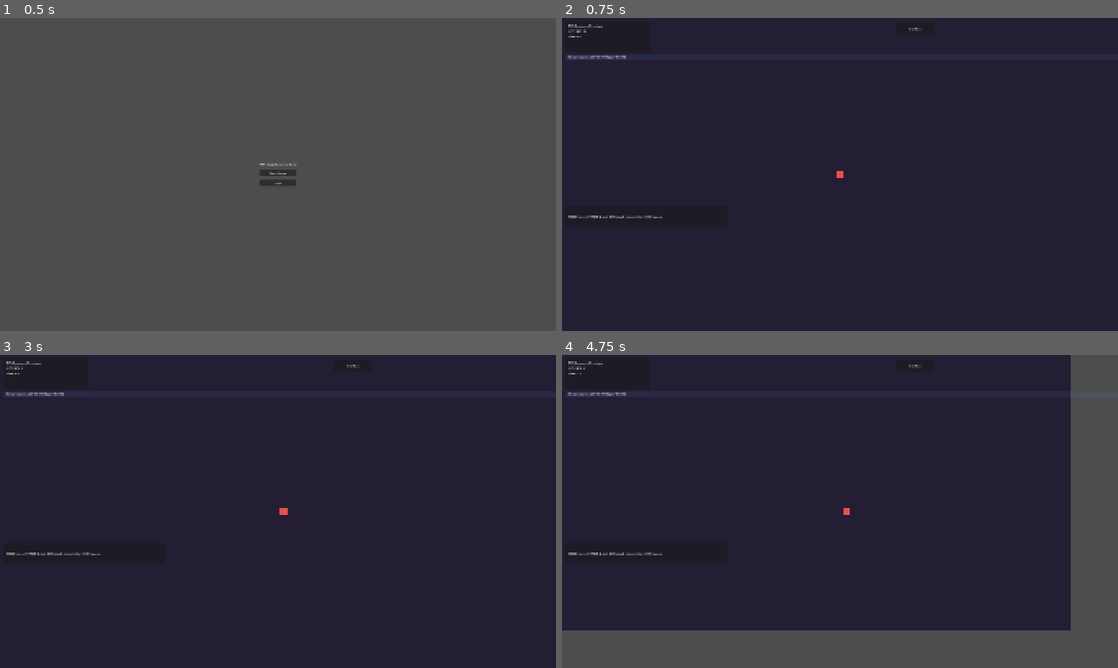
Above: before the commit, frames 1-4 (two rows, left to right).
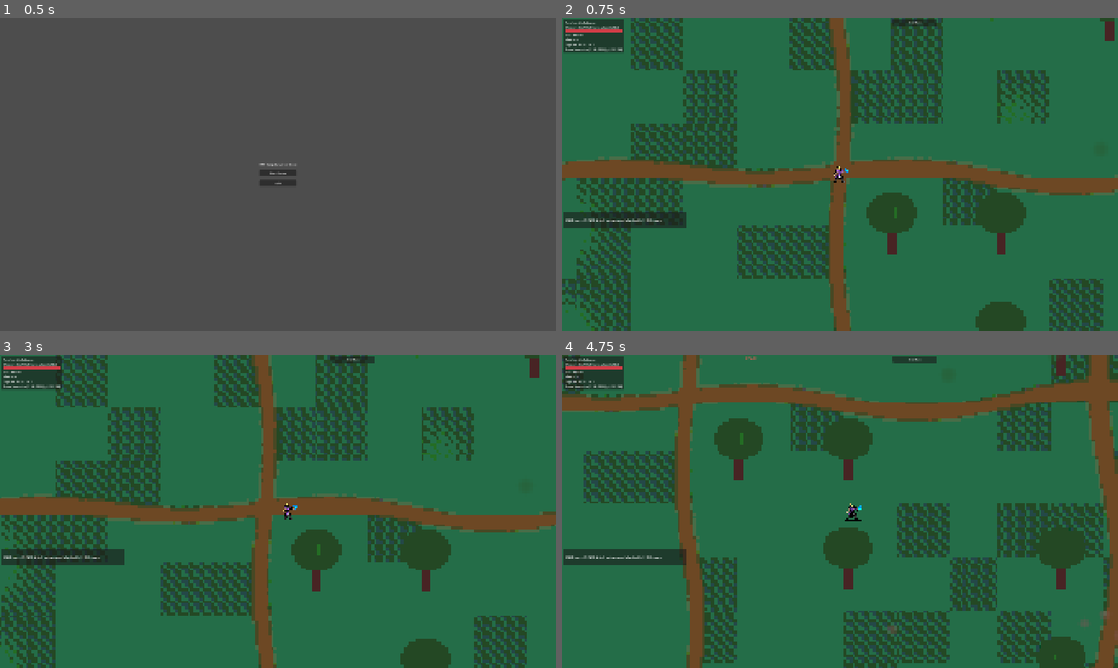
Above: after the commit, the same moments.

Repository: TimotejZavski/rps-vamp--survivors-clone
Game: Godot game, scene res://scenes/main/Main.tscn
The game is run twice, just before and just after one commit, with the same random seed, the same clock (stepped at 60 frames per second) and the same inputs.
Inputs (mouse positions are in pixels of both pictures, inside the frame that each line leads up to):
- Up to frame 1 (0.5 s): no input
- Up to frame 2 (0.75 s): click "Start Game" at 0.5 s
- Up to frame 3 (3 s): click "End Run" at 1.25 s; click "Retry" at 2 s; tap Enter (ui_accept) at 2.75 s; move the mouse to (400, 495) at 2.77 s; hold D (move_right) from 2.78 s (still down); click (400, 495) at 2.85 s
- Up to frame 4 (4.75 s): tap Enter (ui_accept) at 3.02, 3.32, 3.77, 3.8, 4.07, 4.35 s; tap Space (dash) at 3.05, 3.6 s; move the mouse to (728, 527) at 3.52 s; release D (move_right) at 3.53 s; hold S (move_down) 3.53-4.28 s; move the mouse to (895, 442) at 4.27 s; hold D (move_right) from 4.28 s (still down); click (895, 442) at 4.55 s

Frame 1 is identical in both runs. In frame 2, 99% of the frame differs, in the area x 0-100%, y 0-100%; in frame 3, 99%; in frame 4, 100%.

Commit message:
Wire game scene: forest HUD, combat loop, and character contact damage
Integrates procedural forest with run HUD (health bar, crystals, auto weapon),
enemy waves with HP and separation, and player hurtbox overlap damage plus
optional Imelda walk animation driven by RunConfig.

Made-with: Cursor

Diff:
--- a/scenes/game/Enemy.tscn
+++ b/scenes/game/Enemy.tscn
@@ -1,21 +1,18 @@
-[gd_scene format=3 uid="uid://bo6gocthl7sn3"]
+[gd_scene load_steps=3 format=3 uid="uid://c8enemy01base"]
 
-[ext_resource type="Script" uid="uid://b03ot3lq8uiep" path="res://scripts/enemy/enemy.gd" id="1_lp5lk"]
+[ext_resource type="Script" path="res://scripts/enemy/enemy.gd" id="1_enemy"]
 
-[sub_resource type="Gradient" id="Gradient_6vb2m"]
+[sub_resource type="RectangleShape2D" id="RectangleShape2D_enemy"]
+size = Vector2(14, 14)
 
-[sub_resource type="GradientTexture1D" id="GradientTexture1D_jm6wa"]
-gradient = SubResource("Gradient_6vb2m")
+[node name="Enemy" type="CharacterBody2D"]
+collision_layer = 2
+collision_mask = 0
+script = ExtResource("1_enemy")
 
-[sub_resource type="CircleShape2D" id="CircleShape2D_ayi7h"]
+[node name="Body" type="Polygon2D" parent="."]
+color = Color(0.32, 0.78, 0.42, 1)
+polygon = PackedVector2Array(-7, -7, 7, -7, 7, 7, -7, 7)
 
-[node name="Enemy" type="CharacterBody2D" unique_id=391882556]
-position = Vector2(673, 366)
-script = ExtResource("1_lp5lk")
-
-[node name="Sprite2D" type="Sprite2D" parent="." unique_id=1843637728]
-scale = Vector2(0.054687496, 9)
-texture = SubResource("GradientTexture1D_jm6wa")
-
-[node name="CollisionShape2D" type="CollisionShape2D" parent="." unique_id=1223031045]
-shape = SubResource("CircleShape2D_ayi7h")
+[node name="CollisionShape2D" type="CollisionShape2D" parent="."]
+shape = SubResource("RectangleShape2D_enemy")
--- a/scenes/game/Game.tscn
+++ b/scenes/game/Game.tscn
@@ -1,109 +1,114 @@
-[gd_scene format=3 uid="uid://drww8ah4ljqm8"]
+[gd_scene load_steps=5 format=3 uid="uid://drww8ah4ljqm8"]
 
-[ext_resource type="Script" uid="uid://dft0emwcavup3" path="res://scripts/game/game.gd" id="1_t8hjr"]
-[ext_resource type="PackedScene" uid="uid://dj4sv3egmqfkn" path="res://scenes/game/Player.tscn" id="2_5xcmf"]
+[ext_resource type="Script" path="res://scripts/game/game.gd" id="1_t8hjr"]
+[ext_resource type="PackedScene" path="res://scenes/game/Player.tscn" id="2_5xcmf"]
+[ext_resource type="Script" path="res://scripts/world/procedural_forest_manager.gd" id="3_forest"]
 
-[sub_resource type="CircleShape2D" id="CircleShape2D_vrspl"]
-radius = 16.0
+[sub_resource type="StyleBoxFlat" id="StyleBoxFlat_hpb_bg"]
+bg_color = Color(0.12, 0.11, 0.16, 1)
+border_width_left = 1
+border_width_top = 1
+border_width_right = 1
+border_width_bottom = 1
+border_color = Color(0.28, 0.24, 0.35, 1)
 
-[node name="Game" type="Node2D" unique_id=300320206]
+[sub_resource type="StyleBoxFlat" id="StyleBoxFlat_hpb_fill"]
+bg_color = Color(0.82, 0.24, 0.28, 1)
+
+[node name="Game" type="Node2D"]
 script = ExtResource("1_t8hjr")
 
-[node name="ArenaFloor" type="Polygon2D" parent="." unique_id=1733507112]
-position = Vector2(123, 59)
-color = Color(0.14, 0.12, 0.2, 1)
+[node name="ArenaFloor" type="Polygon2D" parent="."]
+z_index = -500
+z_as_relative = false
+color = Color(0.14, 0.34, 0.2, 1)
 polygon = PackedVector2Array(-1200, -800, 1200, -800, 1200, 800, -1200, 800)
 
-[node name="Player" parent="." unique_id=720425302 groups=["player"] instance=ExtResource("2_5xcmf")]
-position = Vector2(223, 235)
+[node name="ProceduralForest" type="Node2D" parent="."]
+z_index = -120
+z_as_relative = false
+script = ExtResource("3_forest")
 
-[node name="CollisionShape2D2" type="CollisionShape2D" parent="Player" unique_id=615553480 groups=["player"]]
-position = Vector2(-8, -4)
-shape = SubResource("CircleShape2D_vrspl")
+[node name="Player" parent="." instance=ExtResource("2_5xcmf")]
 
-[node name="Enemies" type="Node2D" parent="." unique_id=2847591201]
+[node name="Enemies" type="Node2D" parent="."]
 
-[node name="HUD" type="CanvasLayer" parent="." unique_id=316413741]
+[node name="Pickups" type="Node2D" parent="."]
 
-[node name="TopPanel" type="PanelContainer" parent="HUD" unique_id=1625899867]
-offset_left = 12.0
-offset_top = 12.0
-offset_right = 300.0
-offset_bottom = 118.0
+[node name="HUD" type="CanvasLayer" parent="."]
 
-[node name="HUDMargin" type="MarginContainer" parent="HUD/TopPanel" unique_id=1965873412]
-layout_mode = 2
-theme_override_constants/margin_left = 10
-theme_override_constants/margin_top = 8
-theme_override_constants/margin_right = 10
-theme_override_constants/margin_bottom = 8
+[node name="TopPanel" type="PanelContainer" parent="HUD"]
+offset_left = 4.0
+offset_top = 4.0
+offset_right = 200.0
+offset_bottom = 108.0
 
-[node name="HUDVBox" type="VBoxContainer" parent="HUD/TopPanel/HUDMargin" unique_id=733358855]
-layout_mode = 2
-theme_override_constants/separation = 4
+[node name="HUDMargin" type="MarginContainer" parent="HUD/TopPanel"]
+theme_override_constants/margin_left = 6
+theme_override_constants/margin_top = 5
+theme_override_constants/margin_right = 6
+theme_override_constants/margin_bottom = 5
 
-[node name="TitleLabel" type="Label" parent="HUD/TopPanel/HUDMargin/HUDVBox" unique_id=630390539]
-layout_mode = 2
-text = "RPS Survivors Prototype"
+[node name="HUDVBox" type="VBoxContainer" parent="HUD/TopPanel/HUDMargin"]
+theme_override_constants/separation = 2
 
-[node name="HealthLabel" type="Label" parent="HUD/TopPanel/HUDMargin/HUDVBox" unique_id=1563025410]
-layout_mode = 2
+[node name="TitleLabel" type="Label" parent="HUD/TopPanel/HUDMargin/HUDVBox"]
+text = "Run: (set in code)"
+
+[node name="WeaponLabel" type="Label" parent="HUD/TopPanel/HUDMargin/HUDVBox"]
+text = "Weapon: (set in code)"
+
+[node name="HealthBar" type="ProgressBar" parent="HUD/TopPanel/HUDMargin/HUDVBox"]
+custom_minimum_size = Vector2(0, 8)
+size_flags_horizontal = 3
+max_value = 100.0
+value = 100.0
+show_percentage = false
+theme_override_styles/background = SubResource("StyleBoxFlat_hpb_bg")
+theme_override_styles/fill = SubResource("StyleBoxFlat_hpb_fill")
+
+[node name="HealthLabel" type="Label" parent="HUD/TopPanel/HUDMargin/HUDVBox"]
 text = "HP: 100/100"
 
-[node name="TimeLabel" type="Label" parent="HUD/TopPanel/HUDMargin/HUDVBox" unique_id=160104510]
-layout_mode = 2
+[node name="TimeLabel" type="Label" parent="HUD/TopPanel/HUDMargin/HUDVBox"]
 text = "Time: 0.0"
 
-[node name="BottomPanel" type="PanelContainer" parent="HUD" unique_id=1747148364]
-offset_left = 12.0
-offset_top = 636.0
-offset_right = 560.0
-offset_bottom = 708.0
+[node name="CrystalLabel" type="Label" parent="HUD/TopPanel/HUDMargin/HUDVBox"]
+text = "Crystals: 0 / 5  ·  Lv 1"
 
-[node name="BottomMargin" type="MarginContainer" parent="HUD/BottomPanel" unique_id=1591918840]
-layout_mode = 2
-theme_override_constants/margin_left = 10
-theme_override_constants/margin_top = 8
-theme_override_constants/margin_right = 10
-theme_override_constants/margin_bottom = 8
+[node name="BoundsLabel" type="Label" parent="HUD/TopPanel/HUDMargin/HUDVBox"]
+text = "Arena bounds: x[-1100,1100], y[-700,700]"
 
-[node name="HintsLabel" type="Label" parent="HUD/BottomPanel/BottomMargin" unique_id=1090109837]
-layout_mode = 2
-text = "WASD move | SPACE dash | LMB attack (placeholder) | ESC pause"
+[node name="BottomPanel" type="PanelContainer" parent="HUD"]
+offset_left = 4.0
+offset_top = 656.0
+offset_right = 420.0
+offset_bottom = 712.0
 
-[node name="EndRunButton" type="Button" parent="HUD" unique_id=396253848]
-offset_left = 1128.0
-offset_top = 16.0
-offset_right = 1260.0
-offset_bottom = 58.0
+[node name="BottomMargin" type="MarginContainer" parent="HUD/BottomPanel"]
+theme_override_constants/margin_left = 6
+theme_override_constants/margin_top = 5
+theme_override_constants/margin_right = 6
+theme_override_constants/margin_bottom = 5
+
+[node name="HintsLabel" type="Label" parent="HUD/BottomPanel/BottomMargin"]
+text = "WASD move | SPACE dash | auto weapon (placeholder) | ESC pause"
+
+[node name="EndRunButton" type="Button" parent="HUD"]
+offset_left = 1120.0
+offset_top = 4.0
+offset_right = 1268.0
+offset_bottom = 26.0
 text = "End Run"
 
-[node name="AttackFlash" type="Label" parent="HUD" unique_id=1623857735]
+[node name="AttackFlash" type="Label" parent="HUD"]
 visible = false
-offset_left = 516.0
-offset_top = 20.0
-offset_right = 764.0
-offset_bottom = 62.0
+offset_left = 520.0
+offset_top = 4.0
+offset_right = 760.0
+offset_bottom = 22.0
 theme_override_colors/font_color = Color(0.95, 0.35, 0.35, 1)
 text = "ATTACK!"
 horizontal_alignment = 1
 
-[node name="ArenaBounds" type="ColorRect" parent="HUD" unique_id=1943638003]
-anchors_preset = 10
-anchor_right = 1.0
-offset_left = 12.0
-offset_top = 120.0
-offset_right = 325.0
-offset_bottom = 143.0
-mouse_filter = 2
-color = Color(0.27, 0.5, 0.75, 0.12)
-
-[node name="BoundsText" type="Label" parent="HUD/ArenaBounds" unique_id=1581330193]
-layout_mode = 0
-offset_left = 8.0
-offset_top = 4.0
-offset_right = 290.0
-offset_bottom = 24.0
-text = "Arena bounds: x[-1100,1100], y[-700,700]"
-
 [connection signal="pressed" from="HUD/EndRunButton" to="." method="_on_end_run_button_pressed"]
--- a/scenes/game/Player.tscn
+++ b/scenes/game/Player.tscn
@@ -1,21 +1,35 @@
-[gd_scene format=3 uid="uid://dj4sv3egmqfkn"]
+[gd_scene load_steps=3 format=3 uid="uid://dj4sv3egmqfkn"]
 
-[ext_resource type="Script" uid="uid://8i4ax73gwsni" path="res://scripts/player/player.gd" id="1_ek41j"]
+[ext_resource type="Script" path="res://scripts/player/player.gd" id="1_ek41j"]
 
-[sub_resource type="CircleShape2D" id="CircleShape2D_4idrh"]
-radius = 40.024994
+[sub_resource type="RectangleShape2D" id="RectangleShape2D_player"]
+size = Vector2(14, 14)
 
-[node name="Player" type="CharacterBody2D" unique_id=680522683]
+[node name="Player" type="CharacterBody2D"]
+collision_layer = 1
+collision_mask = 0
 script = ExtResource("1_ek41j")
 
-[node name="Body" type="Polygon2D" parent="." unique_id=1662045281]
+[node name="Body" type="Polygon2D" parent="."]
 color = Color(0.95, 0.3, 0.3, 1)
-polygon = PackedVector2Array(-14, -14, 14, -14, 14, 14, -14, 14)
+polygon = PackedVector2Array(-7, -7, 7, -7, 7, 7, -7, 7)
 
-[node name="Camera2D" type="Camera2D" parent="." unique_id=951445568]
-zoom = Vector2(0.95, 0.95)
+[node name="ImeldaSprite" type="AnimatedSprite2D" parent="."]
+visible = false
+texture_filter = 1
+
+[node name="CollisionShape2D" type="CollisionShape2D" parent="."]
+shape = SubResource("RectangleShape2D_player")
+
+[node name="Hurtbox" type="Area2D" parent="."]
+collision_layer = 0
+collision_mask = 2
+monitoring = true
+
+[node name="HurtboxShape" type="CollisionShape2D" parent="Hurtbox"]
+shape = SubResource("RectangleShape2D_player")
+
+[node name="Camera2D" type="Camera2D" parent="."]
 position_smoothing_enabled = true
 position_smoothing_speed = 8.0
-
-[node name="CollisionShape2D" type="CollisionShape2D" parent="." unique_id=841764208]
-shape = SubResource("CircleShape2D_4idrh")
+zoom = Vector2(2.45, 2.45)
--- a/scripts/enemy/enemy.gd
+++ b/scripts/enemy/enemy.gd
@@ -1,41 +1,71 @@
 extends CharacterBody2D
 
-@export var speed := 120.0
-@export var damage := 10
-@export var attack_cooldown := 1.0
-@export var attack_range := 150.0
+signal died(spawn_position: Vector2)
 
-## Set by spawner; if unset, resolves the player from the "player" group (same as placing one enemy in-editor).
 var target: Node2D
 
-var _attack_timer := 0.0
+@export var move_speed := 95.0
+@export var max_health := 32
+
+## Matches Player.tscn rect half-extent + Enemy.tscn rect half-extent (7 + 7).
+const _PLAYER_HALF := 7.0
+const _SELF_HALF := 7.0
+
+var _health: int
 
 
-func _resolve_aim() -> Node2D:
-	if is_instance_valid(target):
-		return target
-	return get_tree().get_first_node_in_group("player") as Node2D
+func _ready() -> void:
+	add_to_group("enemy")
+	_health = max_health
 
 
-func _physics_process(delta: float) -> void:
-	var aim := _resolve_aim()
-	if aim == null:
+func take_damage(amount: int) -> void:
+	if amount <= 0 or _health <= 0:
+		return
+	_health -= amount
+	if _health <= 0:
+		died.emit(global_position)
+		queue_free()
+
+
+func _physics_process(_delta: float) -> void:
+	if not is_instance_valid(target):
 		velocity = Vector2.ZERO
 		move_and_slide()
 		return
 
-	var direction := aim.global_position - global_position
-	if direction != Vector2.ZERO:
-		velocity = direction.normalized() * speed
+	var min_sep_x := _PLAYER_HALF + _SELF_HALF
+	var min_sep_y := _PLAYER_HALF + _SELF_HALF
+	var edx := global_position.x - target.global_position.x
+	var edy := global_position.y - target.global_position.y
+	var to_player := target.global_position - global_position
+
+	if _aabb_overlap(edx, edy, min_sep_x, min_sep_y):
+		velocity = Vector2.ZERO
 	else:
-		velocity = Vector2.ZERO
+		if to_player.length_squared() > 0.0001:
+			velocity = to_player.normalized() * move_speed
+		else:
+			velocity = Vector2.ZERO
 
 	move_and_slide()
 
-	_attack_timer -= delta
+	edx = global_position.x - target.global_position.x
+	edy = global_position.y - target.global_position.y
+	if _aabb_overlap(edx, edy, min_sep_x, min_sep_y):
+		_separate_from_target(edx, edy, min_sep_x, min_sep_y)
 
-	var dist := global_position.distance_to(aim.global_position)
-	if dist < attack_range and _attack_timer <= 0.0:
-		if aim.has_method("take_damage"):
-			aim.take_damage(damage)
-		_attack_timer = attack_cooldown
+
+func _aabb_overlap(edx: float, edy: float, min_x: float, min_y: float) -> bool:
+	return absf(edx) < min_x and absf(edy) < min_y
+
+
+func _separate_from_target(edx: float, edy: float, min_x: float, min_y: float) -> void:
+	var pen_x := min_x - absf(edx)
+	var pen_y := min_y - absf(edy)
+	if pen_x <= 0.0 or pen_y <= 0.0:
+		return
+	if pen_x < pen_y:
+		global_position.x += signf(edx) * pen_x
+	else:
+		global_position.y += signf(edy) * pen_y
--- a/scripts/game/game.gd
+++ b/scripts/game/game.gd
@@ -5,30 +5,35 @@
 const ARENA_MIN := Vector2(-1100.0, -700.0)
 const ARENA_MAX := Vector2(1100.0, 700.0)
 const ENEMY_SCENE := preload("res://scenes/game/Enemy.tscn")
+const CRYSTAL_SCENE := preload("res://scenes/game/Crystal.tscn")
+const UPGRADE_SCREEN_SCENE := preload("res://scenes/ui/UpgradeScreen.tscn")
+
+const CRYSTAL_DROP_CHANCE := 0.75
+const BASE_CRYSTALS_PER_LEVEL := 5
+const EXTRA_CRYSTALS_PER_LEVEL_TIER := 4
+
+var _attack_range := 88.0
+var _melee_damage := 36
+var _weapon_cooldown := 1.15
+var _weapon_timer := 0.0
 
 @onready var player: CharacterBody2D = $Player
 @onready var enemies: Node2D = $Enemies
+@onready var pickups: Node2D = $Pickups
 @onready var player_camera: Camera2D = $Player/Camera2D
+@onready var health_bar: ProgressBar = $HUD/TopPanel/HUDMargin/HUDVBox/HealthBar
 @onready var health_label: Label = $HUD/TopPanel/HUDMargin/HUDVBox/HealthLabel
 @onready var timer_label: Label = $HUD/TopPanel/HUDMargin/HUDVBox/TimeLabel
+@onready var crystal_label: Label = $HUD/TopPanel/HUDMargin/HUDVBox/CrystalLabel
 @onready var attack_flash: Label = $HUD/AttackFlash
+@onready var title_label: Label = $HUD/TopPanel/HUDMargin/HUDVBox/TitleLabel
+@onready var weapon_label: Label = $HUD/TopPanel/HUDMargin/HUDVBox/WeaponLabel
 
 var _elapsed_seconds := 0.0
 var _attack_flash_time_left := 0.0
 var _spawn_timer := 1.2
-
-
-func _ready() -> void:
-	player_camera.make_current()
-
-	if player.has_signal("health_changed"):
-		player.health_changed.connect(_on_player_health_changed)
-		var current_health := int(player.get("current_health"))
-		var max_health := int(player.get("max_health"))
-		_on_player_health_changed(current_health, max_health)
-
-	if player.has_signal("died"):
-		player.died.connect(_on_player_died)
+var _crystals := 0
+var _player_level := 1
 
 
 func _process(delta: float) -> void:
@@ -41,9 +46,12 @@
 		_spawn_timer = spawn_interval
 		_spawn_enemy()
 
-	if Input.is_action_just_pressed("attack"):
+	_weapon_timer -= delta
+	if _weapon_timer <= 0.0:
+		_weapon_timer = _weapon_cooldown
 		_attack_flash_time_left = 0.12
 		attack_flash.visible = true
+		_damage_enemies_in_attack_range()
 
 	if _attack_flash_time_left > 0.0:
 		_attack_flash_time_left -= delta
@@ -52,10 +60,72 @@
 
 	player.position = player.position.clamp(ARENA_MIN, ARENA_MAX)
 
-	# Privremeni test damage-a dok jos nema pravih enemy napada
-	if Input.is_action_just_pressed("ui_accept"):
-		if player.has_method("take_damage"):
-			player.take_damage(10)
+
+func _ready() -> void:
+	_melee_damage = RunConfig.melee_damage
+	_attack_range = RunConfig.attack_range
+	_weapon_cooldown = RunConfig.weapon_cooldown
+	_weapon_timer = _weapon_cooldown * 0.25
+	title_label.text = "Run: %s" % RunConfig.display_name
+	weapon_label.text = "Weapon: %s (auto, placeholder)" % RunConfig.weapon_placeholder_name
+	player_camera.make_current()
+	if player.has_signal("health_changed"):
+		player.health_changed.connect(_on_player_health_changed)
+		var current_health := int(player.get("current_health"))
+		var max_health := int(player.get("max_health"))
+		_on_player_health_changed(current_health, max_health)
+	if player.has_signal("died"):
+		player.died.connect(_on_player_died)
+	_update_crystal_hud()
+
+
+func _gems_needed_for_next_level() -> int:
+	return BASE_CRYSTALS_PER_LEVEL + (_player_level - 1) * EXTRA_CRYSTALS_PER_LEVEL_TIER
+
+
+func _update_crystal_hud() -> void:
+	crystal_label.text = "Crystals: %d / %d  ·  Lv %d" % [_crystals, _gems_needed_for_next_level(), _player_level]
+
+
+func _damage_enemies_in_attack_range() -> void:
+	for node in enemies.get_children():
+		if not node.has_method("take_damage"):
+			continue
+		if node.global_position.distance_to(player.global_position) > _attack_range:
+			continue
+		node.take_damage(_melee_damage)
+
+
+func _on_enemy_died(spawn_position: Vector2) -> void:
+	if randf() > CRYSTAL_DROP_CHANCE:
+		return
+	var crystal = CRYSTAL_SCENE.instantiate()
+	crystal.global_position = spawn_position
+	pickups.add_child(crystal)
+	crystal.collected.connect(_on_crystal_collected)
+
+
+func _on_crystal_collected() -> void:
+	_crystals += 1
+	_update_crystal_hud()
+	await _process_level_up_overflow()
+
+
+func _process_level_up_overflow() -> void:
+	while _crystals >= _gems_needed_for_next_level():
+		var need := _gems_needed_for_next_level()
+		_crystals -= need
+		_player_level += 1
+		_update_crystal_hud()
+		await _run_upgrade_screen()
+
+
+func _run_upgrade_screen() -> void:
+	get_tree().paused = true
+	var screen: CanvasLayer = UPGRADE_SCREEN_SCENE.instantiate()
+	add_child(screen)
+	await screen.acknowledged
+	get_tree().paused = false
 
 
 func _on_end_run_button_pressed() -> void:
@@ -67,6 +137,8 @@
 
 
 func _on_player_health_changed(new_health: int, max_health: int) -> void:
+	health_bar.max_value = float(max_health)
+	health_bar.value = float(new_health)
 	health_label.text = "HP: %d/%d" % [new_health, max_health]
 
 
@@ -90,4 +162,5 @@
 	var enemy = ENEMY_SCENE.instantiate()
 	enemy.target = player
 	enemy.global_position = _random_spawn_on_arena_edge()
+	enemy.died.connect(_on_enemy_died)
 	enemies.add_child(enemy)
--- a/scripts/player/player.gd
+++ b/scripts/player/player.gd
@@ -3,73 +3,158 @@
 signal health_changed(new_health: int, max_health: int)
 signal died
 
-@export var move_speed := 220.0
-@export var dash_speed := 420.0
+@export var move_speed := 168.0
+@export var dash_speed := 320.0
 @export var dash_duration := 0.18
 @export var max_health := 100
+
+@export var impact_damage_per_enemy := 5
+@export var contact_periodic_interval := 0.35
+@export var contact_periodic_damage_standing_per_enemy := 3
+@export var contact_periodic_damage_pushing_per_enemy := 8
+@export var overlap_move_speed_mult := 0.52
+
+@onready var hurtbox: Area2D = $Hurtbox
+@onready var _body_visual: Polygon2D = $Body
+@onready var _imelda: AnimatedSprite2D = $ImeldaSprite
 
 var current_health := max_health
 var _dash_time_left := 0.0
 var _last_move_dir := Vector2.DOWN
-var _is_dead := false
+var _contact_hurt_cd := 0.0
+var _prev_touching_count := 0
+var _input_move := Vector2.ZERO
+
+const IMELDA_WALK_PATH := "res://assets/characters/imelda/walk_%02d.png"
+const IMELDA_WALK_FRAMES := 4
+const IMELDA_WALK_FRAME_DURATION := 0.34
+## Sprites face right; scaled up for readability vs pickups / world (hitbox stays 14×14).
+const IMELDA_SPRITE_SCALE := Vector2(0.72, 0.72)
+
+static var _imelda_sprite_frames: SpriteFrames
+static var _imelda_walk_frame_duration_built := -1.0
 
 
 func _ready() -> void:
-	current_health = max_health
+	add_to_group("player")
+	_setup_character_visual()
 	health_changed.emit(current_health, max_health)
 
 
+func take_damage(amount: int) -> void:
+	if current_health <= 0 or amount <= 0:
+		return
+	current_health = maxi(0, current_health - amount)
+	health_changed.emit(current_health, max_health)
+	if current_health == 0:
+		died.emit()
+
+
 func _physics_process(delta: float) -> void:
-	if _is_dead:
-		velocity = Vector2.ZERO
-		move_and_slide()
-		return
+	_input_move = Input.get_vector("move_left", "move_right", "move_up", "move_down")
+	if _input_move != Vector2.ZERO:
+		_last_move_dir = _input_move.normalized()
 
-	var input_dir := Input.get_vector("move_left", "move_right", "move_up", "move_down")
-	if input_dir != Vector2.ZERO:
-		_last_move_dir = input_dir.normalized()
+	var overlap_for_speed := _count_enemies_overlapping_hurtbox()
+	var speed_scale := overlap_move_speed_mult if overlap_for_speed > 0 else 1.0
 
 	if Input.is_action_just_pressed("dash"):
 		_dash_time_left = dash_duration
 
 	if _dash_time_left > 0.0:
 		_dash_time_left -= delta
-		velocity = _last_move_dir * dash_speed
+		velocity = _last_move_dir * dash_speed * speed_scale
 	else:
-		velocity = input_dir * move_speed
+		velocity = _input_move * move_speed * speed_scale
 
 	move_and_slide()
+	_apply_contact_damage(delta)
+	_update_imelda_visual()
 
 
-func take_damage(amount: int) -> void:
-	print("PLAYER TOOK DAMAGE:", amount)
+func _setup_character_visual() -> void:
+	var use_imelda := RunConfig.character_id == "wizard"
+	_body_visual.visible = not use_imelda
+	_imelda.visible = use_imelda
+	if not use_imelda:
+		return
+	_ensure_imelda_sprite_frames()
+	_imelda.sprite_frames = _imelda_sprite_frames
+	_imelda.scale = IMELDA_SPRITE_SCALE
+	_imelda.play(&"idle")
 
-	if _is_dead:
+
+func _ensure_imelda_sprite_frames() -> void:
+	if (
+		_imelda_sprite_frames != null
+		and is_equal_approx(_imelda_walk_frame_duration_built, IMELDA_WALK_FRAME_DURATION)
+	):
+		return
+	var sf := SpriteFrames.new()
+	sf.add_animation(&"walk")
+	sf.set_animation_loop(&"walk", true)
+	for i in range(IMELDA_WALK_FRAMES):
+		var img := Image.new()
+		if img.load(IMELDA_WALK_PATH % i) != OK:
+			continue
+		sf.add_frame(&"walk", ImageTexture.create_from_image(img), IMELDA_WALK_FRAME_DURATION)
+	sf.add_animation(&"idle")
+	sf.set_animation_loop(&"idle", true)
+	var idle_img := Image.new()
+	if idle_img.load(IMELDA_WALK_PATH % 0) == OK:
+		sf.add_frame(&"idle", ImageTexture.create_from_image(idle_img), 1.0)
+	_imelda_sprite_frames = sf
+	_imelda_walk_frame_duration_built = IMELDA_WALK_FRAME_DURATION
+
+
+func _update_imelda_visual() -> void:
+	if not _imelda.visible:
+		return
+	var moving := velocity.length_squared() > 400.0
+	if moving:
+		if _imelda.animation != &"walk":
+			_imelda.play(&"walk")
+	else:
+		if _imelda.animation != &"idle":
+			_imelda.play(&"idle")
+	var face_left := false
+	if absf(velocity.x) > 8.0:
+		face_left = velocity.x < 0.0
+	elif absf(_last_move_dir.x) > 0.05:
+		face_left = _last_move_dir.x < 0.0
+	_imelda.flip_h = face_left
+
+
+func _is_pushing_through() -> bool:
+	return _input_move.length_squared() > 0.0001 or _dash_time_left > 0.0
+
+
+func _apply_contact_damage(delta: float) -> void:
+	var touching := _count_enemies_overlapping_hurtbox()
+	if touching == 0:
+		_contact_hurt_cd = 0.0
+		_prev_touching_count = 0
 		return
 
-	current_health -= amount
-	if current_health < 0:
-		current_health = 0
+	var became_touching := touching > 0 and _prev_touching_count == 0
+	if became_touching:
+		take_damage(touching * impact_damage_per_enemy)
+		_contact_hurt_cd = contact_periodic_interval
+	else:
+		_contact_hurt_cd -= delta
 
-	print("NEW HP:", current_health)
+	if _contact_hurt_cd <= 0.0:
+		var pushing := _is_pushing_through()
+		var per_enemy := contact_periodic_damage_pushing_per_enemy if pushing else contact_periodic_damage_standing_per_enemy
+		take_damage(touching * per_enemy)
+		_contact_hurt_cd = contact_periodic_interval
 
-	health_changed.emit(current_health, max_health)
-
-	if current_health == 0:
-		_die()
+	_prev_touching_count = touching
 
 
-func heal(amount: int) -> void:
-	if _is_dead:
-		return
-
-	current_health += amount
-	if current_health > max_health:
-		current_health = max_health
-
-	health_changed.emit(current_health, max_health)
-
-
-func _die() -> void:
-	_is_dead = true
-	died.emit()
+func _count_enemies_overlapping_hurtbox() -> int:
+	var n := 0
+	for b in hurtbox.get_overlapping_bodies():
+		if b.is_in_group("enemy"):
+			n += 1
+	return n
